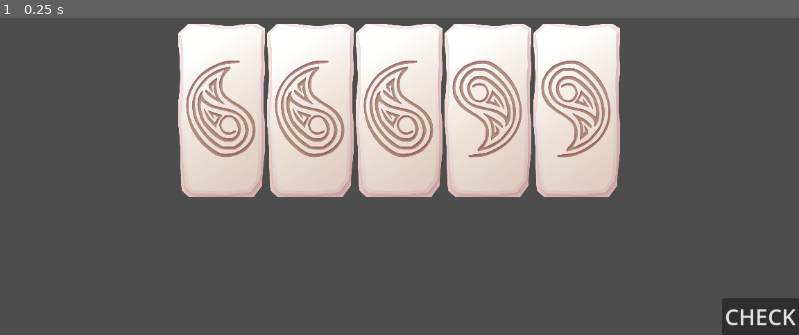
Above: before the commit, frame 1.
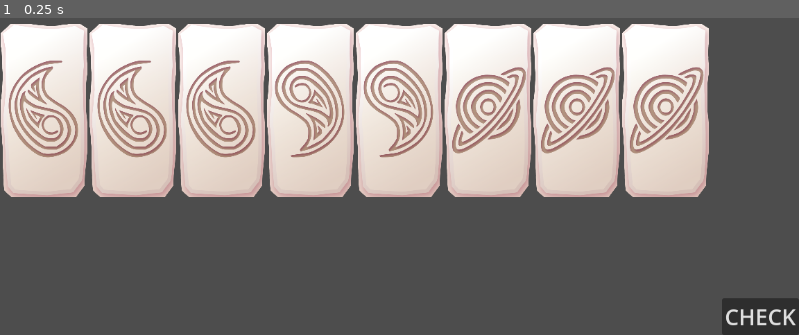
Above: after the commit, the same moment.

Repository: Wendfrey/minijam_210_astral
Game: Godot game, scene res://test_world.tscn
Two runs of this game, one before a commit and one after it. Both use one fixed random seed, a clock stepped at 60 frames per second and the inputs below.
Inputs:
- Up to frame 1 (0.25 s): no input

The runs differ from the first frame. In frame 1, 23% of the frame differs, in the area x 0-89%, y 1-57%.

Commit message:
Changed how it gets array of Ficha, expanded click collision box for better represent size

Diff:
--- a/minijam-210-astral/element.tscn
+++ b/minijam-210-astral/element.tscn
@@ -4,7 +4,7 @@
 [ext_resource type="Texture2D" uid="uid://cki01o01cheno" path="res://assets/img/Ficha_A.png" id="2_vnigt"]
 
 [sub_resource type="RectangleShape2D" id="RectangleShape2D_vnigt"]
-size = Vector2(128, 130)
+size = Vector2(112, 234)
 
 [node name="Element" type="CharacterBody2D" unique_id=1745300402]
 input_pickable = true
--- a/minijam-210-astral/spacer.gd
+++ b/minijam-210-astral/spacer.gd
@@ -1,16 +1,22 @@
 extends Node2D
 
-@export var pieces:Array[NodePath]
+var pieces:Array[Ficha]
 
 var array_positions:Array[Vector2]
 var pickedNode: Node2D
 var nodePositionIndex:int
 
 func _ready() -> void:
+	pieces = Array(
+		get_children(),
+		TYPE_OBJECT,
+		"CharacterBody2D",
+		Ficha
+	)
 	var half = roundi(pieces.size() / 2)
 	for i in range(pieces.size()):
 		array_positions.append(Vector2((i - half)*128, 0))
-		var node = get_node(pieces[i])
+		var node = pieces[i]
 		node.global_position = array_positions[i]
 		node.send_picked.connect(_piece_picked.bind(node))
 		node.send_dropped.connect(_piece_dropped.bind(node))
@@ -19,7 +25,7 @@
 	if dropped_tween.get("node", null) == node:
 		dropped_tween["tween"].kill()
 	node.moved.connect(_on_element_item_rect_changed)
-	nodePositionIndex = pieces.find(get_path_to(node))
+	nodePositionIndex = pieces.find(node)
 	pickedNode = node
 
 var dropped_tween:Dictionary = {}
@@ -38,7 +44,7 @@
 func _on_element_item_rect_changed():
 	var closest_index = -1
 	for i in range(array_positions.size()):
-		if abs(array_positions[i].x - pickedNode.global_position.x) < 64:
+		if abs(array_positions[i].x - pickedNode.global_position.x) < 64 and abs(array_positions[i].y - pickedNode.global_position.y) < 172:
 			closest_index = i
 			break
 
@@ -46,11 +52,11 @@
 		return
 	var start = closest_index if closest_index < nodePositionIndex else nodePositionIndex
 	var finish = nodePositionIndex if closest_index < nodePositionIndex else closest_index
-	pieces.remove_at(nodePositionIndex)
-	pieces.insert(closest_index, get_path_to(pickedNode))
+	pieces.erase(pickedNode)
+	pieces.insert(closest_index, pickedNode)
 	for i in range(start, finish+1):
-		var nPath = pieces[i]
-		var node = get_node(nPath)
+		var node = pieces[i]
+		var nPath = get_path_to(node)
 		if node == pickedNode:
 			continue
 		if previousTweens.has(nPath):
@@ -69,9 +75,4 @@
 
 func getPiecesArray() -> Array[Ficha]:
 	#return pieces.map(func(element): return get_node(element))
-	return Array(
-		pieces.map(func(element): return get_node(element)),
-		TYPE_OBJECT,
-		"CharacterBody2D",
-		Ficha
-	)
+	return pieces.duplicate()
--- a/minijam-210-astral/test_world.tscn
+++ b/minijam-210-astral/test_world.tscn
@@ -11,19 +11,35 @@
 
 [node name="Spacer" type="Node2D" parent="." unique_id=333636565]
 script = ExtResource("2_gy3sr")
-pieces = Array[NodePath]([NodePath("Element"), NodePath("Element2"), NodePath("Element3"), NodePath("Element4"), NodePath("Element5")])
 
 [node name="Element" parent="Spacer" unique_id=1745300402 instance=ExtResource("1_dxppu")]
+motion_mode = 1
 
 [node name="Element2" parent="Spacer" unique_id=1738437686 instance=ExtResource("1_dxppu")]
+motion_mode = 1
 
 [node name="Element3" parent="Spacer" unique_id=197843286 instance=ExtResource("1_dxppu")]
+motion_mode = 1
 
 [node name="Element4" parent="Spacer" unique_id=261421355 instance=ExtResource("1_dxppu")]
+motion_mode = 1
 tipo = 1
 
 [node name="Element5" parent="Spacer" unique_id=1425808738 instance=ExtResource("1_dxppu")]
+motion_mode = 1
 tipo = 1
+
+[node name="Element6" parent="Spacer" unique_id=1952852750 instance=ExtResource("1_dxppu")]
+motion_mode = 1
+tipo = 2
+
+[node name="Element7" parent="Spacer" unique_id=1882706615 instance=ExtResource("1_dxppu")]
+motion_mode = 1
+tipo = 2
+
+[node name="Element8" parent="Spacer" unique_id=1199113581 instance=ExtResource("1_dxppu")]
+motion_mode = 1
+tipo = 2
 
 [node name="CanvasLayer" type="CanvasLayer" parent="." unique_id=2004551152]
 
